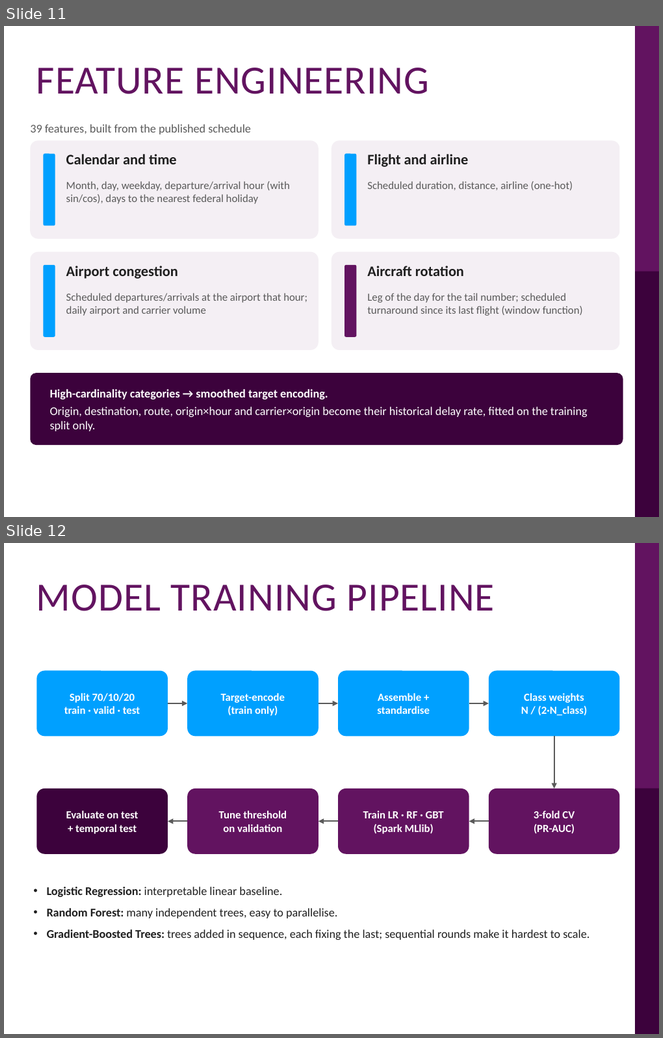
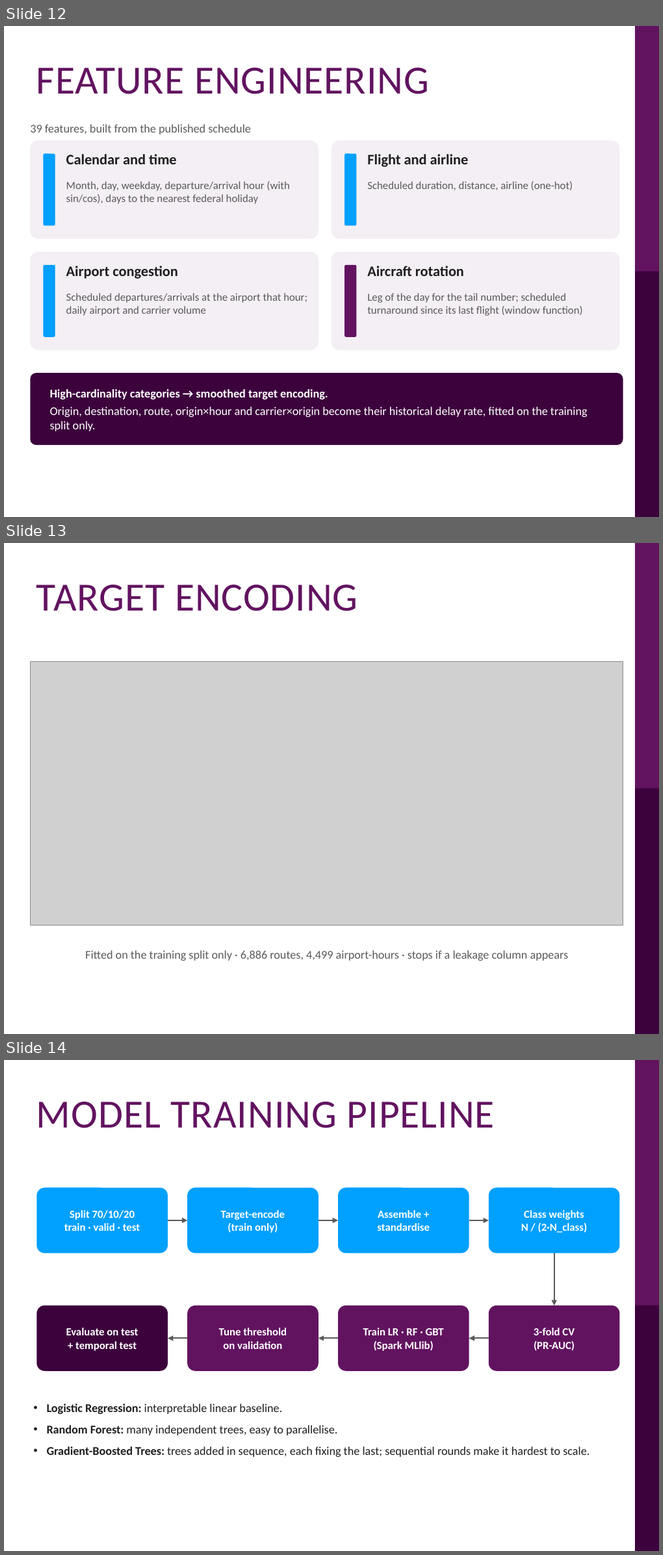
Before and after one commit to tiong0526/clone-21092024, a slide deck: bdmla-flight-delay/presentation/BDMLA_CW1_Flight_Delay_Presentation.pptx. Shown one above the other, each under a label of ours: slides 11 and 12 before the commit, slides 12, 13 and 14 after it. The pictures are 663x1038 and 663x1555 pixels, drawn with LibreOffice and Linux fonts; fonts in the diff are those of the drawing; grey boxes stand for pictures; background and template pictures are left out. Boxes give left, top, right and bottom in pixels: in the first picture for what was removed or moved away, otherwise in the second. Text is boxed around its words. In the diff, an @@ line names an element or a change of style, - is before the commit and + after.

```diff
--- a/bdmla-flight-delay/presentation/BDMLA_CW1_Flight_Delay_Presentation.pptx
+++ b/bdmla-flight-delay/presentation/BDMLA_CW1_Flight_Delay_Presentation.pptx
@@ slide 13 added at [4,543,659,1034], background #FFFFFF; not listed: 2 template elements that a slide beside it also shows @@
@@ title added at [36,585,358,611], 44 pt, text #621360 @@
+TARGET ENCODING
@@ picture added at [30,661,623,925] @@
@@ text added at [85,951,569,961], 13 pt, text #5A5A5A @@
+Fitted on the training split only · 6,886 routes, 4,499 airport-hours · stops if a leakage column appears
@@ what was slide 11 is now slide 12 @@
@@ what was slide 12 is now slide 14 @@
```
Also in this commit, not shown: 2 other slides added, 6 other files.
